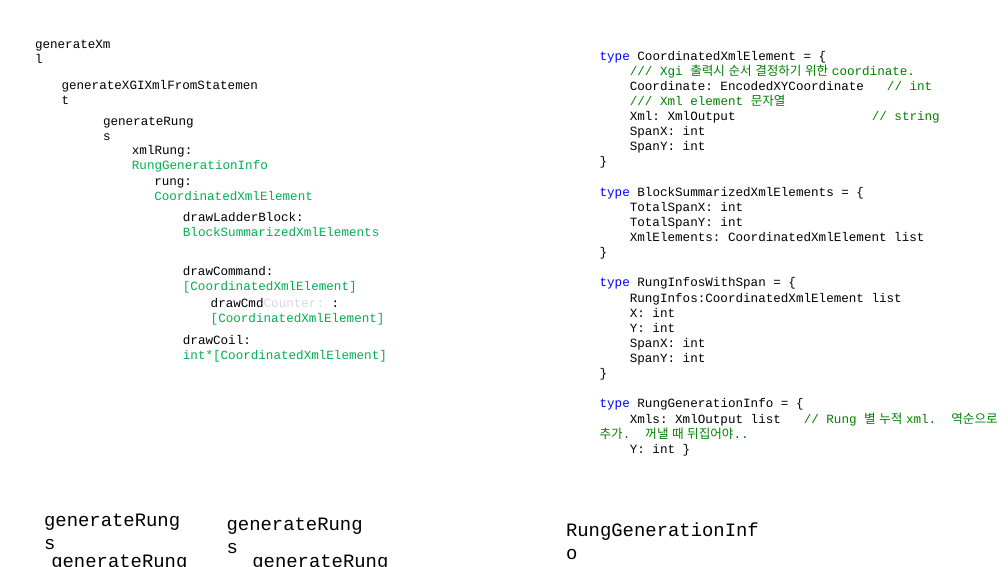
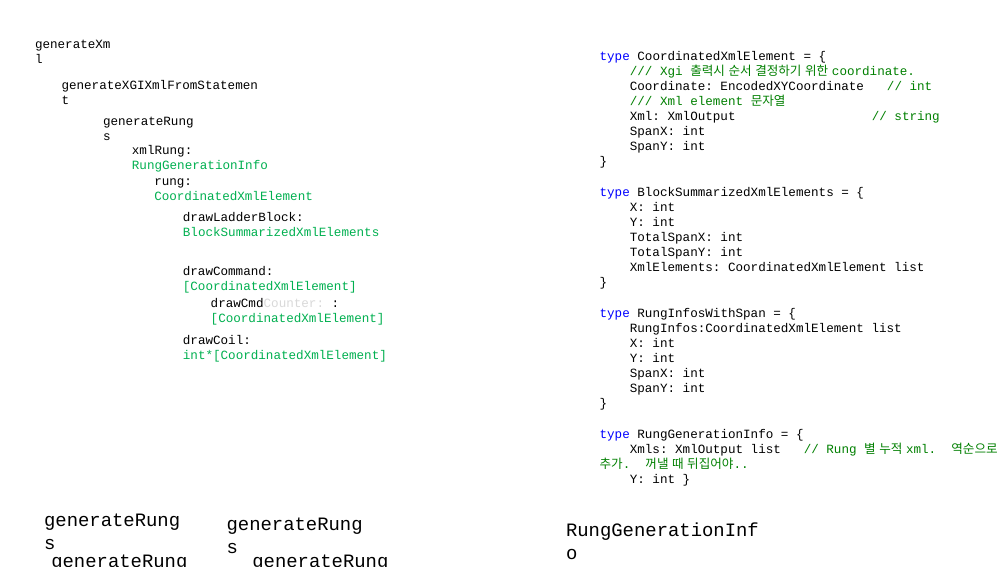
Before and after one commit to DualsoftDev/ds, a slide deck: slide 9 of DsDotNet/src/PLC/PLC.CodeGen.LSXGI/Documents/XgiLadder.pptx. Drawn at 1008x567 pixels with LibreOffice and Linux fonts; fonts in the diff are those of the drawing. Boxes give left, top, right and bottom in pixels: in the first picture for what was removed or moved away, otherwise in the second. Text is boxed around its words. In the diff, an @@ line names an element or a change of style, - is before the commit and + after.

```diff
--- a/DsDotNet/src/PLC/PLC.CodeGen.LSXGI/Documents/XgiLadder.pptx
+++ b/DsDotNet/src/PLC/PLC.CodeGen.LSXGI/Documents/XgiLadder.pptx
@@ text at (630, 202, 675, 226): paragraphs added @@
+X: int
+Y: int
```
Also in this commit, not shown: 1 other file.
